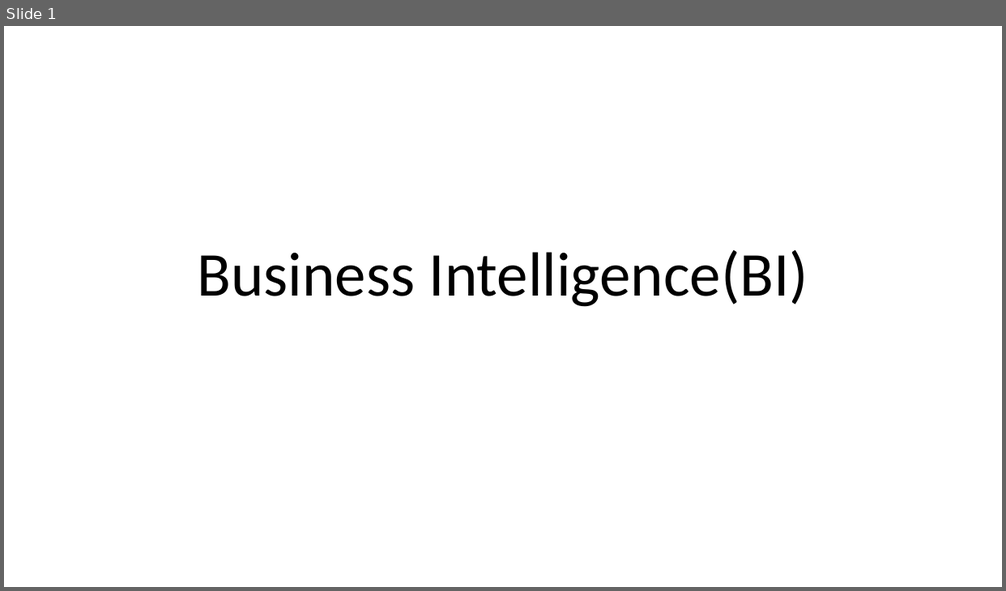
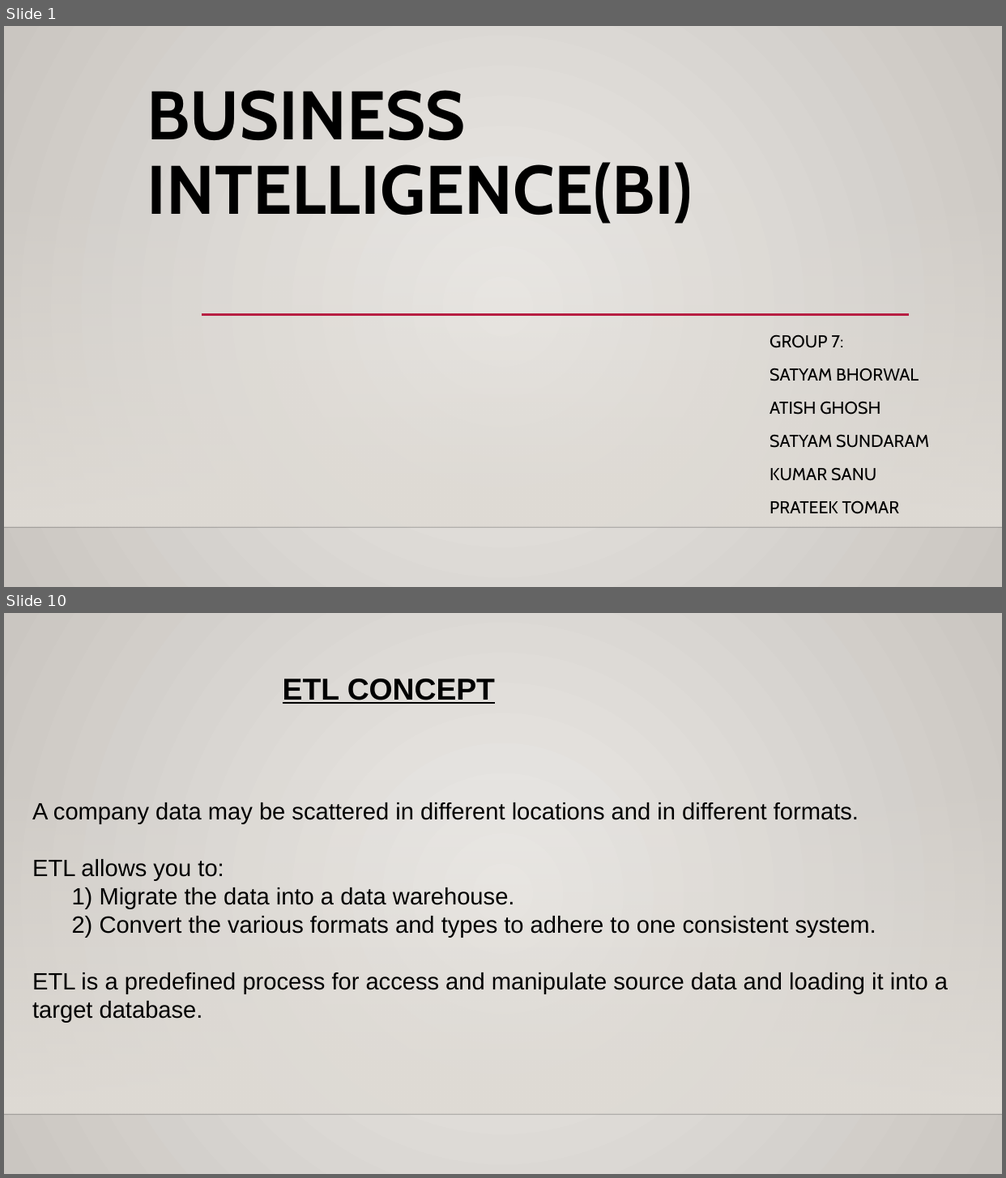
Before and after one commit to tomarprateek/ujl, a slide deck: Business Intelligence(BI).pptx. Shown one above the other, each under a label of ours: slide 1 before the commit, slides 1 and 10 after it; the slides between them are not shown. The pictures are 1006x591 and 1006x1178 pixels, drawn with LibreOffice and Linux fonts; fonts in the diff are those of the drawing; background and template pictures are left out. Boxes give left, top, right and bottom in pixels: in the first picture for what was removed or moved away, otherwise in the second. Text is boxed around its words. In the diff, an @@ line names an element or a change of style, - is before the commit and + after.

```diff
--- a/Business Intelligence(BI).pptx
+++ b/Business Intelligence(BI).pptx
@@ slide 10 added at [4, 613, 1002, 1174], background gradient #ECEAE7 to #CAC7C1; not listed: 2 template elements that a slide beside it also shows @@
@@ text added at [283, 679, 495, 704], 29 pt, text #000000, bold, underline @@
+ETL CONCEPT
@@ text added at [32, 803, 948, 1023], 22.7 pt, text #000000 @@
+A company data may be scattered in different locations and in different formats.
+ETL allows you to:
+1) Migrate the data into a data warehouse.
+2) Convert the various formats and types to adhere to one consistent system.
+ETL is a predefined process for access and manipulate source data and loading it into a target database.
@@ slide 1 changed as well @@
@@ background #FFFFFF to gradient #ECEAE7 to #CAC7C1 @@
@@ title at [147, 90, 692, 224]: text changed; size 60 to 66 pt; font Calibri to Cabin; bold on @@
-Business Intelligence(BI)
+BUSINESS INTELLIGENCE(BI)
@@ rectangle added at [4, 191, 1002, 527], fill gradient #DFDBD5 @@
@@ line added from (202, 315) to (909, 315), #B71E42 2.5 pt @@
@@ subtitle added at [769, 335, 929, 514], 16.6 pt, text #000000 @@
+GROUP 7:
+SATYAM BHORWAL
+ATISH GHOSH
+SATYAM SUNDARAM
+KUMAR SANU
+PRATEEK TOMAR
@@ line added from (4, 527) to (1002, 527), #000001 1 pt @@
```
Also in this commit, not shown: 4 other slides changed, 24 other slides added, 1 slide removed.
